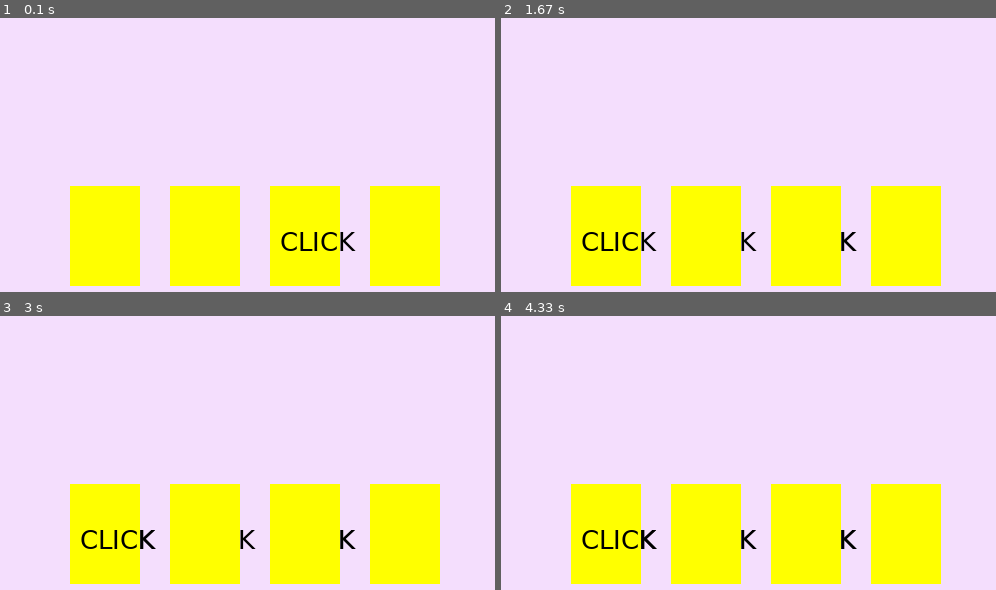
Above: before the commit, frames 1-4 (two rows, left to right).
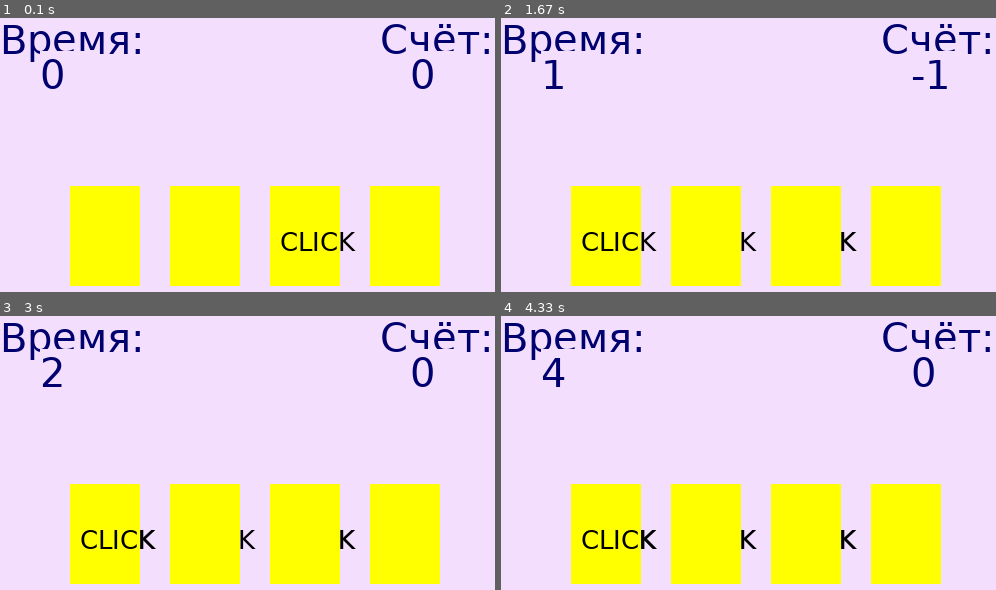
Above: after the commit, the same moments.

Repository: DimsDmitry/Group11-40
Game: pygame game, started from Fast_clicker.py
The game is run twice, just before and just after one commit, with the same random seed, the same clock (stepped at 60 frames per second) and the same inputs.
Inputs (mouse positions are in pixels of both pictures, inside the frame that each line leads up to):
- Up to frame 1 (0.1 s): no input
- Up to frame 2 (1.67 s): click (911, 250) at 0.38 s
- Up to frame 3 (3 s): click (103, 535) at 1.72 s
- Up to frame 4 (4.33 s): no input

The runs differ from the first frame. In frame 1, 2.2% of the frame differs, in the area x 0-99%, y 2-26%; in frame 2, 2.0%; in frame 3, 2.1%; in frame 4, 2.1%.

Commit message:
24.09.2023

Diff:
--- a/Fast_clicker.py
+++ b/Fast_clicker.py
@@ -45,10 +45,39 @@
 BLUE = (80, 78, 231)
 GREEN = (0, 255, 96)
 RED = (254, 57, 35)
+DARK_BLUE = (0, 0, 110)
+LIGHT_RED = (252, 99, 110)
+LIGHT_GREEN = (153, 207, 154)
 
 cards = []
 num_cards = 4
 x = 70
+
+start_time = time.time()
+cur_time = start_time
+
+
+'''Интерфейс игры'''
+#надпись 'время'
+time_text = Label(0, 0, 50, 50, back)
+time_text.set_text('Время:', 40, DARK_BLUE)
+time_text.draw(0, 0)
+
+#счёт времени
+timer = Label(40, 35, 50, 40, back)
+timer.set_text('0', 40, DARK_BLUE)
+timer.draw(0, 0)
+
+#надпись 'счёт'
+score_text = Label(380, 0, 50, 50, back)
+score_text.set_text('Счёт:', 40, DARK_BLUE)
+score_text.draw(0, 0)
+
+#счёт очков
+score = Label(410, 35, 50, 40, back)
+score.set_text('0', 40, DARK_BLUE)
+score.draw(0, 0)
+
 
 for i in range(num_cards):
     new_card = Label(x, 170, 70, 100, YELLOW)
@@ -58,6 +87,7 @@
     x += 100
 
 wait = 0
+points = 0
 
 while True:
     if wait == 0:
@@ -83,11 +113,46 @@
                         # если на карте на которую мы кликнули, есть надпись -
                         # перекрашиваем в зелёный, плюс очко
                         cards[i].color(GREEN)
+                        points += 1
                     else:
                         # иначе перекрашиваем в красный, минус очко
                         cards[i].color(RED)
+                        points -= 1
 
                     cards[i].fill()
+                    score.set_text(str(points), 40, DARK_BLUE)
+                    score.draw(0, 0)
+
+#выигрыш и проигрыш
+    new_time = time.time()
+
+    #прошло 10 сек - мы проиграли
+    if new_time - start_time >= 11:
+        win = Label(0, 0, 500, 500, LIGHT_RED)
+        win.set_text('ВРЕМЯ ВЫШЛО!!!', 60, DARK_BLUE)
+        win.draw(110, 180)
+        break
+
+    #изменение времени
+    if int(new_time) - int(cur_time) == 1:
+        #если проходит 1 секунда между старым и новым временем, отображаем это на экране
+        timer.set_text(str(int(new_time - start_time)), 40, DARK_BLUE)
+        timer.draw(0, 0)
+        cur_time = new_time
+
+    #набрали 5 очков - победа
+    if points >= 5:
+        win = Label(0, 0, 500, 500, LIGHT_GREEN)
+        win.set_text('ТЫ ПОБЕДИЛ!!!', 60, DARK_BLUE)
+        win.draw(110, 180)
+        result_time = Label(90, 230, 250, 250, LIGHT_GREEN)
+
+        win_text = 'Время прохождения: ' + str(int(new_time - start_time)) + ' сек'
+        result_time.set_text(win_text, 40, DARK_BLUE)
+        result_time.draw(0, 0)
+        break
+
 
     pygame.display.update()
     clock.tick(40)
+pygame.display.update()
